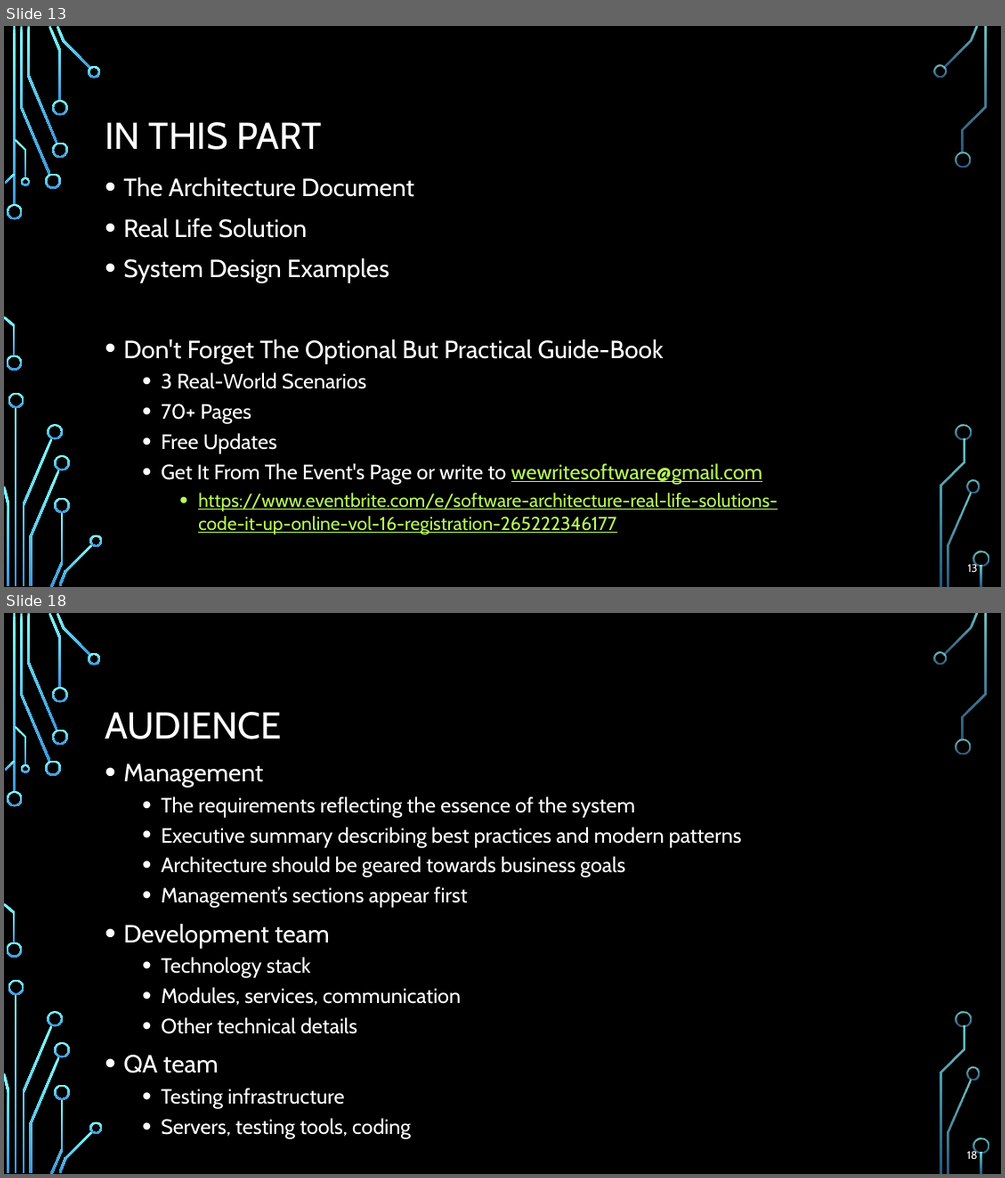
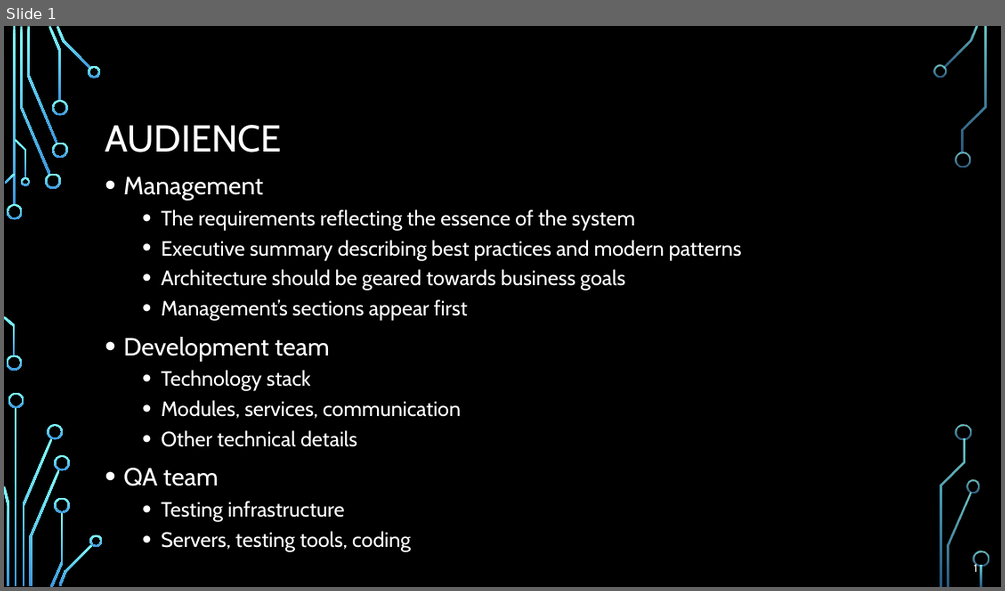
Before and after one commit to profjordanov/doctorate, a slide deck: resources/Software-Architecture-S/Presentation-Part8-Real-Life-Solutions.pptx. Shown one above the other, each under a label of ours: slides 13 and 18 before the commit, slide 1 after it; the slides between them are not shown. The pictures are 1005x1178 and 1005x591 pixels, drawn with LibreOffice and Linux fonts; fonts in the diff are those of the drawing; background and template pictures are left out. Boxes give left, top, right and bottom in pixels: in the first picture for what was removed or moved away, otherwise in the second. Text is boxed around its words. In the diff, an @@ line names an element or a change of style, - is before the commit and + after.

```diff
--- a/resources/Software-Architecture-S/Presentation-Part8-Real-Life-Solutions.pptx
+++ b/resources/Software-Architecture-S/Presentation-Part8-Real-Life-Solutions.pptx
@@ slide 13 removed at (x1=4, y1=26, x2=1001, y2=587), background picture (left out); not listed: 36 template elements that a slide beside it also shows @@
@@ title removed at (x1=105, y1=122, x2=321, y2=150) @@
-IN THIS PART
@@ text removed at (x1=123, y1=177, x2=777, y2=535) @@
-• The Architecture Document
-• Real Life Solution
-• System Design Examples
-• Don't Forget The Optional But Practical Guide-Book
-  • 3 Real-World Scenarios
-  • 70+ Pages
-  • Free Updates
-  • Get It From The Event's Page or write to wewritesoftware@gmail.com
-    • https://www.eventbrite.com/e/software-architecture-real-life-solutions-
-      code-it-up-online-vol-16-registration-265222346177
@@ page number removed at (x1=968, y1=562, x2=978, y2=572) @@
-13
@@ what was slide 18 is now slide 1 @@
@@ page number at (x1=973, y1=562, x2=977, y2=572): text changed @@
-18
+1
```
Also in this commit, not shown: 18 other slides removed.
